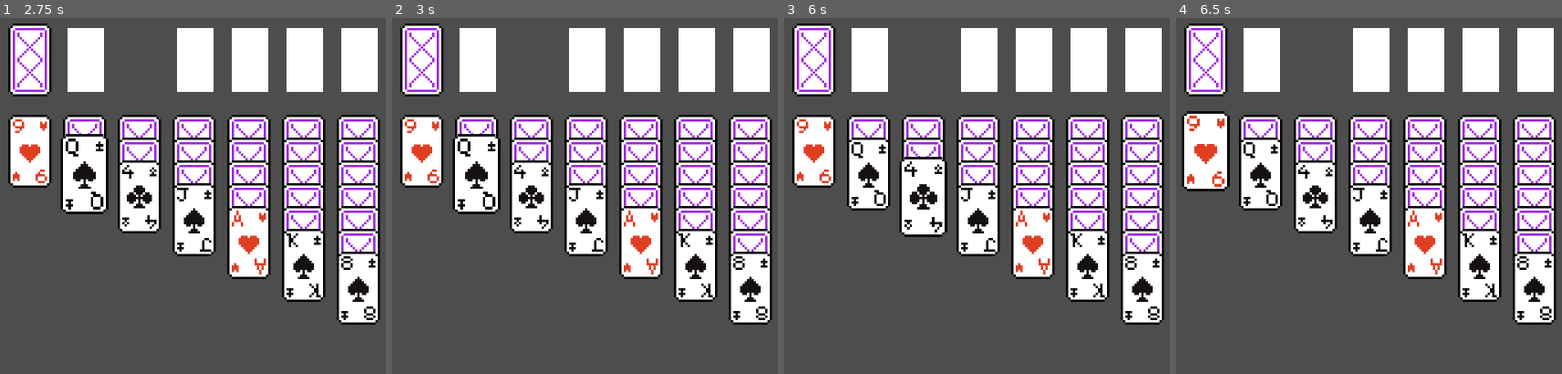
Above: before the commit, frames 1-4 (left to right).
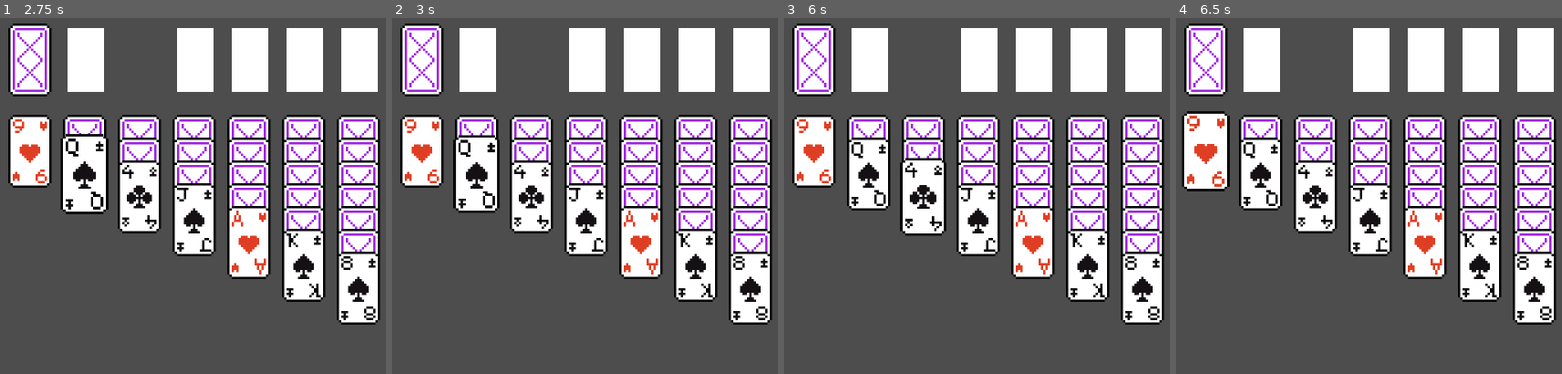
Above: after the commit, the same moments.

Repository: VortexAI-beta/solitaire
Game: Godot game, scene res://main.tscn
Same seed, same stepped clock (60 frames per second), same inputs: the game is played once before the commit and once after it.
Inputs (mouse positions are in pixels of both pictures, inside the frame that each line leads up to):
- Up to frame 1 (2.75 s): tap Enter at 0.5 s; drag from (30, 149) to (138, 196) at 0.52 s; drag from (84, 149) to (158, 302) at 1.27 s; move the mouse to (84, 174) at 2.02 s; click (84, 174) at 2.17 s
- Up to frame 2 (3 s): tap Space at 2.75 s; drag from (530, 149) to (outside the picture) at 2.77 s
- Up to frame 3 (6 s): tap Enter at 3.5 s; drag from (922, 174) to (1015, 220) at 3.52 s; drag from (922, 196) to (868, 117) at 4.27 s; move the mouse to (977, 149) at 5.02 s; click (977, 149) at 5.17 s; tap Space at 5.75 s; drag from (977, 174) to (814, 149) at 5.77 s
- Up to frame 4 (6.5 s): no input

Frame 1 is identical in both runs. In frame 2, 0.7% of the frame differs, in the area x 15-29%, y 32-56%; in frame 3, 0.6%; in frame 4, nothing differs.

Commit message:
added tweening to card scale animation

Diff:
--- a/card.gd
+++ b/card.gd
@@ -60,8 +60,10 @@
 
 
 func _on_mouse_exited() -> void:
-    scale = Vector2(1,1)
+    create_tween().tween_property($".", 'scale', Vector2(1,1), Constants.card_consts.tween_speed)
+    # scale = Vector2(1,1)
 
 func _on_mouse_entered() -> void:
     if (face_up):
-        scale = Vector2(1.1,1.1)
+        create_tween().tween_property($".", 'scale', Vector2(1.1,1.1), Constants.card_consts.tween_speed)
+        # scale = Vector2(1.1,1.1)
--- /dev/null
+++ b/glob.gd
@@ -0,0 +1,5 @@
+class_name Constants
+
+const card_consts = {
+    tween_speed = 0.05
+}
--- a/main.gd
+++ b/main.gd
@@ -85,7 +85,9 @@
     original_positon = card.position
     original_parent = card.get_parent()
     drag_offset = card.global_position - get_global_mouse_position()
-    card.scale = Vector2(1.2, 1.2)
+
+    var tween = create_tween();
+    tween.tween_property(card, 'scale', Vector2(1.2,1.2), Constants.card_consts.tween_speed)
 
     var global_position = card.global_position
     card.get_parent().remove_child(card)
@@ -126,7 +128,9 @@
 func on_card_released(card: Card, _event: InputEventMouseButton):
     # seems to be a bug here. I think somehow the tree is not properly maintained when a sub tree gets moved but only to a previous stack. Not sure why yet.
     if dragging_card:
-        dragging_card.scale = Vector2(1.1,1.1)
+        var tween = create_tween();
+        tween.tween_property(dragging_card, 'scale', Vector2(1.1,1.1), Constants.card_consts.tween_speed)
+
         var areas = dragging_card.get_overlapping_areas()
 
         # var cards = areas.filter(func (x): return x is Card) as Array[Card]
Not shown, added: glob.gd.uid
